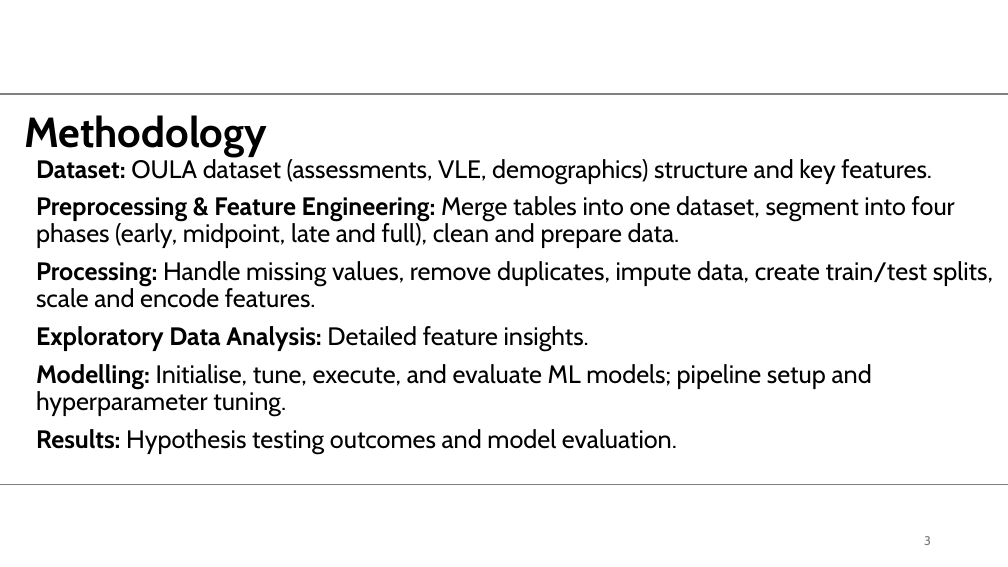
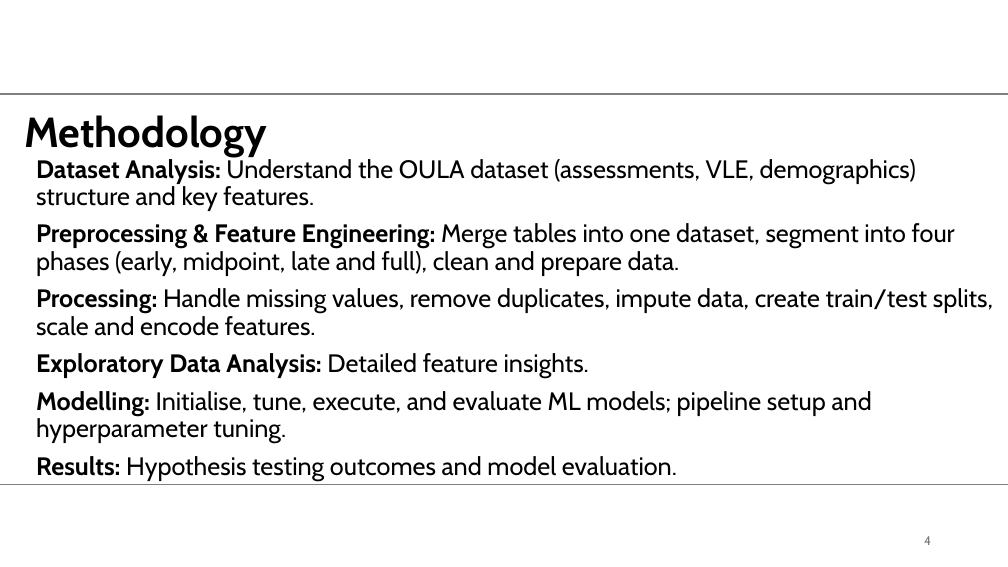
Before and after one commit to MScProjs/MScProject2025-Ali-Suhail, a slide deck: slide 4 of documents/presentation drafts/2605549_presentation.pptx (slide 3 before the commit). Drawn at 1008x567 pixels with LibreOffice and Linux fonts; fonts in the diff are those of the drawing; background and template pictures are left out. Boxes give left, top, right and bottom in pixels: in the first picture for what was removed or moved away, otherwise in the second. Text is boxed around its words. In the diff, an @@ line names an element or a change of style, - is before the commit and + after.

```diff
--- a/documents/presentation drafts/2605549_presentation.pptx
+++ b/documents/presentation drafts/2605549_presentation.pptx
@@ subtitle at [36, 157, 916, 211]: text changed @@
-Dataset: OULA dataset (assessments, VLE, demographics) structure and key features.
+Dataset Analysis: Understand the OULA dataset (assessments, VLE, demographics) structure and key features.
@@ page number at [924, 536, 931, 545]: text changed @@
-3
+4
```
Also in this commit, not shown: 6 other slides changed, 13 slides added, 4 slides removed, 1 other file.
